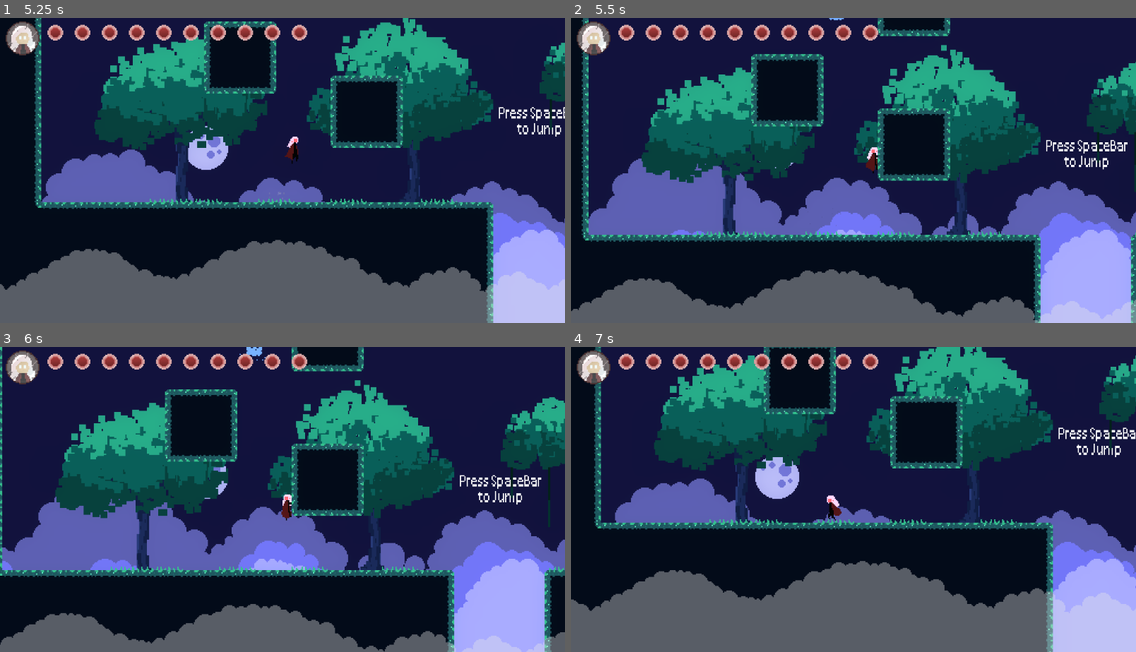
Above: before the commit, frames 1-4 (two rows, left to right).
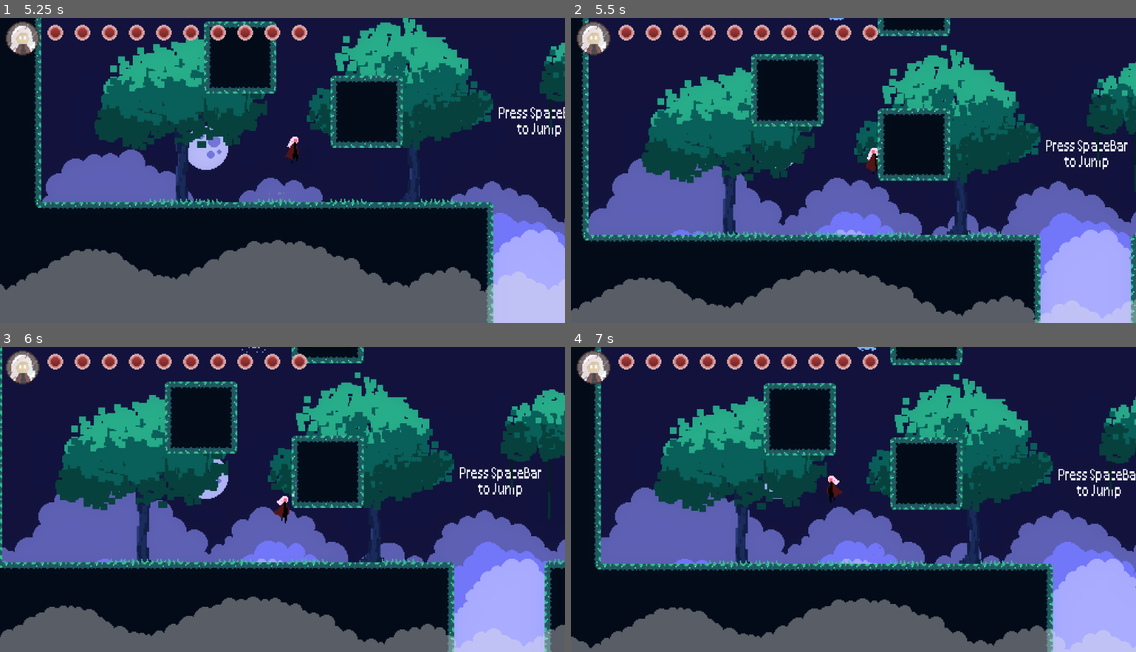
Above: after the commit, the same moments.

Repository: lpettenella/GodotGame
Game: Godot game, scene res://scenes/levels/level1.tscn
Two runs of this game, one before a commit and one after it. Both use one fixed random seed, a clock stepped at 60 frames per second and the inputs below.
Inputs (mouse positions are in pixels of both pictures, inside the frame that each line leads up to):
- Up to frame 1 (5.25 s): tap Enter at 0.5 s; move the mouse to (406, 155) at 0.52 s; hold D (right) 0.53-1.25 s; hold Space (jump) 0.53-1.25 s; click (406, 155) at 0.67 s; drag from (169, 185) to (327, 207) at 1.27 s; move the mouse to (339, 103) at 2.02 s; hold A (left) 2.03-2.75 s; hold Space (jump) 2.03-2.75 s; tap Shift (dash) at 2.1 s; drag from (254, 231) to (113, 124) at 2.77 s; move the mouse to (452, 216) at 3.52 s; hold D (right) 3.53-4.25 s; hold Space (jump) 3.53-4.25 s; tap I (interact) at 3.6 s; drag from (113, 124) to (305, 219) at 4.27 s; move the mouse to (310, 170) at 5.02 s; hold D (right) from 5.03 s (still down); hold Space (jump) from 5.03 s (still down); tap Y at 5.1 s; click (310, 170) at 5.17 s
- Up to frame 2 (5.5 s): keep holding D (right); keep holding Space (jump)
- Up to frame 3 (6 s): release D (right) at 5.75 s; release Space (jump) at 5.75 s; drag from (197, 423) to (299, 502) at 5.77 s
- Up to frame 4 (7 s): move the mouse to (977, 484) at 6.52 s; hold A (left) from 6.53 s (still down); hold Space (jump) from 6.53 s (still down)

Frame 1 is identical in both runs. In frame 2, 0.3% of the frame differs, in the area x 0-100%, y 42-100%; in frame 3, 17%; in frame 4, 51%, in the area x 0-100%, y 0-100%.

Commit message:
update

Diff:
--- a/project.godot
+++ b/project.godot
@@ -23,6 +23,7 @@
 
 window/size/viewport_width=1000
 window/size/viewport_height=540
+window/size/mode=3
 window/size/resizable=false
 window/size/window_width_override=960
 window/size/window_height_override=540
--- /dev/null
+++ b/scenes/particles/WallClimbParticles.tscn
@@ -0,0 +1,34 @@
+[gd_scene load_steps=6 format=3 uid="uid://qkv84bmvqo8q"]
+
+[sub_resource type="Gradient" id="Gradient_kgnl8"]
+colors = PackedColorArray(1, 1, 1, 1, 0, 0, 0, 0)
+
+[sub_resource type="GradientTexture1D" id="GradientTexture1D_513kk"]
+gradient = SubResource("Gradient_kgnl8")
+
+[sub_resource type="Curve" id="Curve_4wc7g"]
+_data = [Vector2(0, 1), 0.0, 0.0, 0, 0, Vector2(0.307246, 0.594211), -1.6643, -1.6643, 0, 0, Vector2(1, 0.262202), 0.0, 0.0, 0, 0]
+point_count = 3
+
+[sub_resource type="CurveTexture" id="CurveTexture_s2nma"]
+curve = SubResource("Curve_4wc7g")
+
+[sub_resource type="ParticleProcessMaterial" id="ParticleProcessMaterial_ay8yl"]
+particle_flag_disable_z = true
+emission_shape_offset = Vector3(0, -10, 0)
+emission_shape_scale = Vector3(0.1, 7, 1)
+emission_shape = 3
+emission_box_extents = Vector3(1, 1, 1)
+initial_velocity_min = 20.0
+initial_velocity_max = 30.0
+gravity = Vector3(-98, 0, 0)
+scale_min = 8.0
+scale_max = 12.0
+scale_curve = SubResource("CurveTexture_s2nma")
+color_ramp = SubResource("GradientTexture1D_513kk")
+
+[node name="WallClimbParticles" type="GPUParticles2D"]
+scale = Vector2(5, 5)
+amount = 16
+process_material = SubResource("ParticleProcessMaterial_ay8yl")
+lifetime = 0.6
--- a/scenes/player/Player.tscn
+++ b/scenes/player/Player.tscn
@@ -1,9 +1,10 @@
-[gd_scene load_steps=143 format=3 uid="uid://bc22fmtpjf4qe"]
+[gd_scene load_steps=144 format=3 uid="uid://bc22fmtpjf4qe"]
 
 [ext_resource type="Texture2D" uid="uid://cot4tsdrr7ih4" path="res://sprite-sheet/character-animation-Sheet.png" id="1"]
 [ext_resource type="Script" path="res://script/player/Player.gd" id="2"]
 [ext_resource type="PackedScene" uid="uid://cutsil7c3dtmn" path="res://scenes/particles/DashParticles.tscn" id="2_05tkj"]
 [ext_resource type="PackedScene" uid="uid://pqp4p82f6ih2" path="res://scenes/player/Ghost.tscn" id="2_8vumg"]
+[ext_resource type="PackedScene" uid="uid://qkv84bmvqo8q" path="res://scenes/particles/WallClimbParticles.tscn" id="4_vr6lc"]
 [ext_resource type="Script" path="res://script/player/TerrainCheckpointDetector.gd" id="4_whg42"]
 [ext_resource type="Script" path="res://script/state/StateMachine.gd" id="5_5in8h"]
 [ext_resource type="Script" path="res://script/player/states/PlayerAir.gd" id="6_1dmso"]
@@ -975,6 +976,7 @@
 size = Vector2(37.674, 6.25)
 
 [sub_resource type="RectangleShape2D" id="97"]
+size = Vector2(2, 52)
 
 [sub_resource type="RectangleShape2D" id="RectangleShape2D_1vsws"]
 size = Vector2(91, 125)
@@ -989,11 +991,12 @@
 max_health = 2
 ghost = ExtResource("2_8vumg")
 jump_fx = ExtResource("20_t2pii")
+wall_fx = ExtResource("4_vr6lc")
 
 [node name="AnimatedSprite2D" type="AnimatedSprite2D" parent="."]
 scale = Vector2(5, 5)
 sprite_frames = SubResource("21")
-animation = &"idle"
+animation = &"wall"
 
 [node name="CeilingCheckerLong" type="RayCast2D" parent="."]
 target_position = Vector2(0, -110)
@@ -1046,14 +1049,14 @@
 position = Vector2(0, -3)
 shape = SubResource("88")
 
-[node name="ShootArea" type="Area2D" parent="."]
-position = Vector2(1, 0)
+[node name="WallArea" type="Area2D" parent="."]
+position = Vector2(35, 17)
 collision_layer = 2
 collision_mask = 4
 
-[node name="CollisionShape2D" type="CollisionShape2D" parent="ShootArea"]
-position = Vector2(42, 16)
+[node name="CollisionShape2D" type="CollisionShape2D" parent="WallArea"]
 shape = SubResource("97")
+disabled = true
 
 [node name="InteractionArea" type="Area2D" parent="."]
 collision_layer = 2
--- a/script/player/Player.gd
+++ b/script/player/Player.gd
@@ -2,10 +2,11 @@
 class_name Player
 
 @export var max_health = 7
+@export var screenShake : Node
 @export var bullet : PackedScene
 @export var ghost : PackedScene
-@export var screenShake : Node
 @export var jump_fx : PackedScene
+@export var wall_fx : PackedScene
 
 @onready var health = max_health
 signal health_changed
@@ -39,6 +40,8 @@
 var interactable_obj = null
 @export var last_checkpoint : Area2D
 
+var wall_area_position_x
+
 # dash
 var dash_count = 0
 @export var max_dash = 0
@@ -58,6 +61,7 @@
 func _ready():
 	$TerrainCheckpointDetector.Obstacle.connect(on_obstacle)
 	$TerrainCheckpointDetector.Checkpoint.connect(on_checkpoint)
+	wall_area_position_x = $WallArea.position.x
 
 func on_obstacle():
 	get_damage(facing * -1)
@@ -111,6 +115,7 @@
 	$AttackArea.scale.x = direction
 	$InteractionArea.scale.x = direction
 	$AirAttackArea.scale.x = direction
+	$WallArea.position.x = wall_area_position_x * direction
 	$WallChecker.rotation_degrees = 90 * -direction
 	$WallCheckerHead.rotation_degrees = 90 * -direction
 	facing = direction
--- a/script/player/states/PlayerAir.gd
+++ b/script/player/states/PlayerAir.gd
@@ -11,15 +11,9 @@
 
 func emit_particles():
 	var particles = player.jump_fx.instantiate()
-	#particles.position.x = global_position.x + (-direction * 10)
-	#particles.position.y = global_position.y
-	#particles.scale.x = -direction
 	particles.position = player.get_node("FeetArea").global_position
-	print(player.get_node("FeetArea").position)
 	particles.emitting = true
 	get_tree().current_scene.add_child(particles)
-	print("emitting jump particles")
-	return
 
 func enter(msg := {}):
 	animated_sprite.play("jump")
--- a/script/player/states/PlayerWall.gd
+++ b/script/player/states/PlayerWall.gd
@@ -1,18 +1,35 @@
 extends PlayerState
 class_name PlayerWall
 
+var wall_fx
+var gravity_fx
+var offset_fx
+var particles
+
+func emit_particles():
+	particles.position = player.get_node("WallArea").global_position
+	particles.process_material.gravity.x = gravity_fx * player.facing
+	particles.emitting = true
+
+	get_tree().current_scene.add_child(particles)
+
 func enter(_msg := {}):
+	particles = player.wall_fx.instantiate()
+	gravity_fx = particles.process_material.gravity.x
+	offset_fx = particles.process_material.emission_shape_offset.y
+
 	if player.velocity.y < 0:
 		animated_sprite.play("prewall")
 	else:
 		animated_sprite.play("wall")
 
 func physics_update(_delta: float):
+	emit_particles()
+	handle_animation()
+
 	if player.just_hitted:
 		Transitioned.emit(self, "hit")
 		return
-
-	handle_animation()
 
 	if player.dash_conditions():
 		Transitioned.emit(self, "dash")
@@ -50,15 +67,21 @@
 		Transitioned.emit(self, "air", {do_jump_wall = true})
 
 	player.handle_jump(_delta)
+	#player.velocity.y += player.GRAVITY
 
 	player.move_and_slide()
+
+func exit():
+	particles.emitting = false
 
 func handle_animation():
 	if player.velocity.y >= 0:
 		if animated_sprite.animation != "wall":
 			animated_sprite.play("wall")
-		player.velocity.y = player.GRAVITY
+		player.velocity.y = player.GRAVITY * 2
+		particles.process_material.emission_shape_offset.y = -10
 	elif player.velocity.y < 0:
 		if animated_sprite.animation != "prewall":
 			animated_sprite.play("prewall")
 		player.velocity.y += player.GRAVITY
+		particles.process_material.emission_shape_offset.y = 10
Not shown, changed: scenes/levels/lablevel/level_lab.tscn
